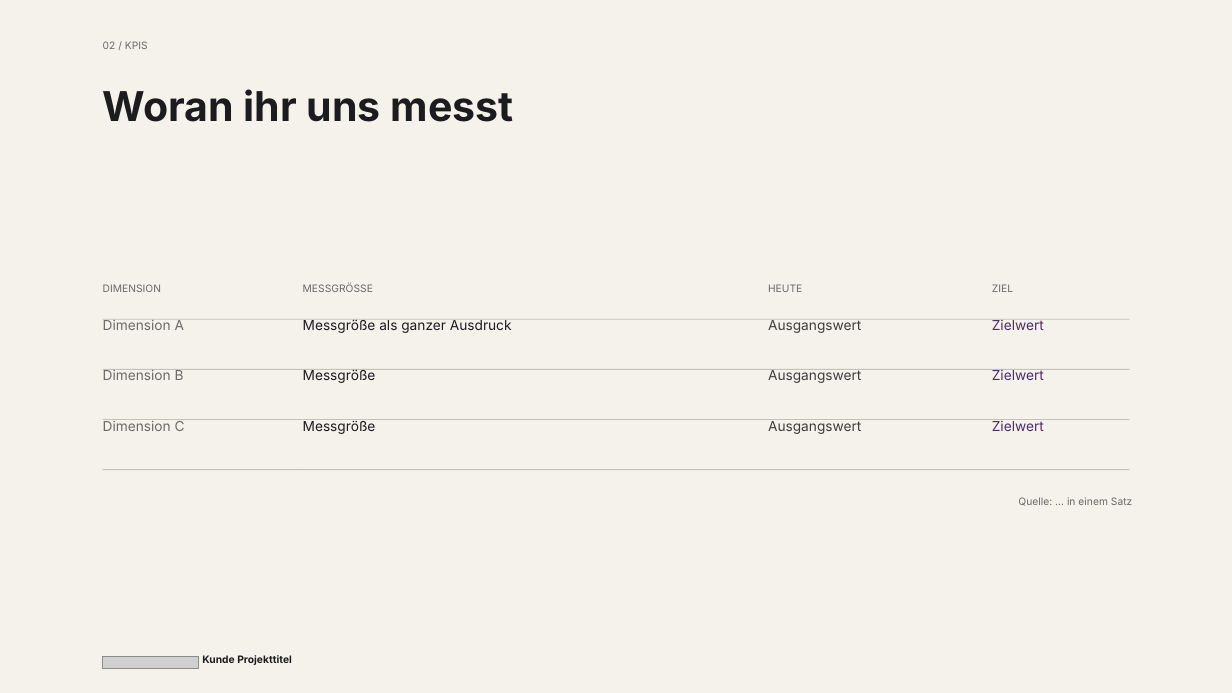
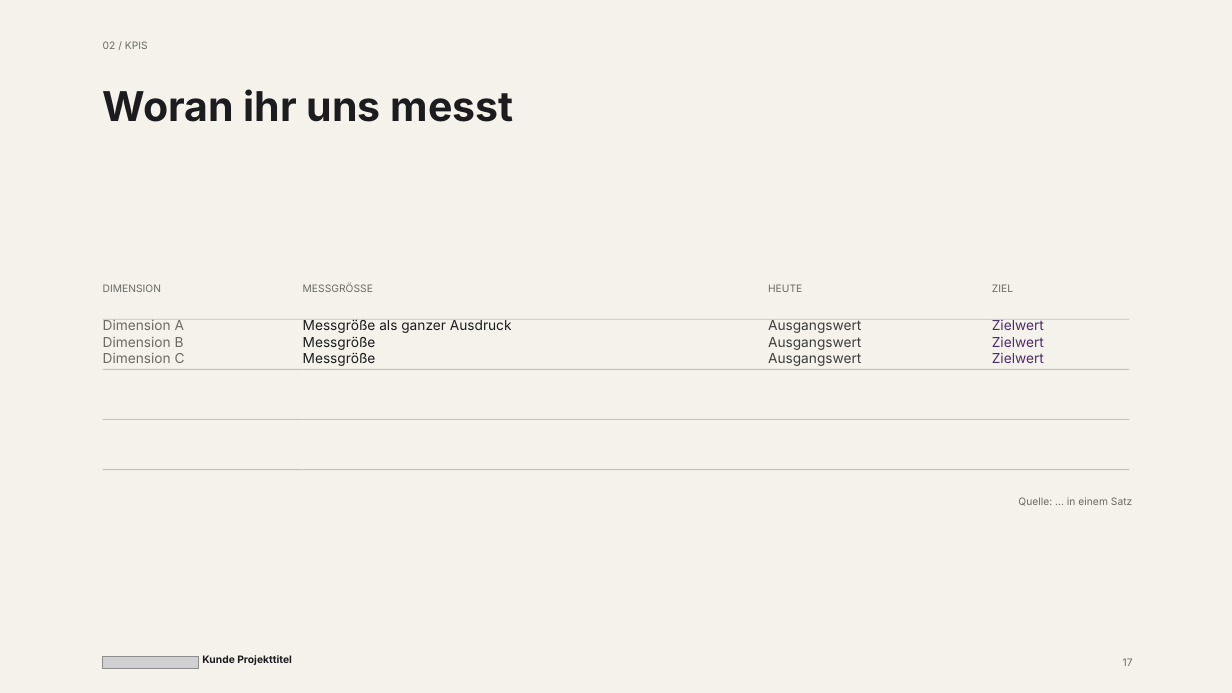
Before and after one commit to BMNils/bridgemaker-brandbook, a slide deck: slide 17 of langdock/pptx-template/bridgemaker-slides-template.pptx. Drawn at 1232x693 pixels with LibreOffice and Linux fonts; fonts in the diff are those of the drawing; grey boxes stand for pictures. Boxes give left, top, right and bottom in pixels: in the first picture for what was removed or moved away, otherwise in the second. Text is boxed around its words. In the diff, an @@ line names an element or a change of style, - is before the commit and + after.

```diff
--- a/langdock/pptx-template/bridgemaker-slides-template.pptx
+++ b/langdock/pptx-template/bridgemaker-slides-template.pptx
@@ text "Dimension A": place and size @@
-text "Dimension A" at box(103, 369, 184, 380)
+text "Dimension A" at box(103, 319, 185, 363)
@@ text "Zielwert": place and size @@
-text "Zielwert" at box(992, 369, 1044, 380)
+text "Zielwert" at box(992, 319, 1044, 363)
@@ text at box(103, 353, 185, 363): paragraph added @@
+Dimension C
@@ text at box(303, 336, 376, 366): paragraphs added @@
+Messgröße
+Messgröße
@@ text at box(768, 337, 861, 366): paragraphs added @@
+Ausgangswert
+Ausgangswert
@@ text at box(992, 337, 1044, 363): paragraphs added @@
+Zielwert
+Zielwert
@@ text removed at box(303, 369, 376, 383) @@
-Messgröße
@@ text removed at box(768, 369, 861, 383) @@
-Ausgangswert
@@ text removed at box(103, 419, 185, 431) @@
-Dimension C
@@ text removed at box(303, 419, 376, 434) @@
-Messgröße
@@ text removed at box(768, 419, 861, 434) @@
-Ausgangswert
@@ text removed at box(992, 419, 1044, 431) @@
-Zielwert
@@ text added at box(1123, 658, 1133, 666), 8 pt, text #6B6B65 @@
+17
```
Also in this commit, not shown: 18 other slides changed, 2 other files.
